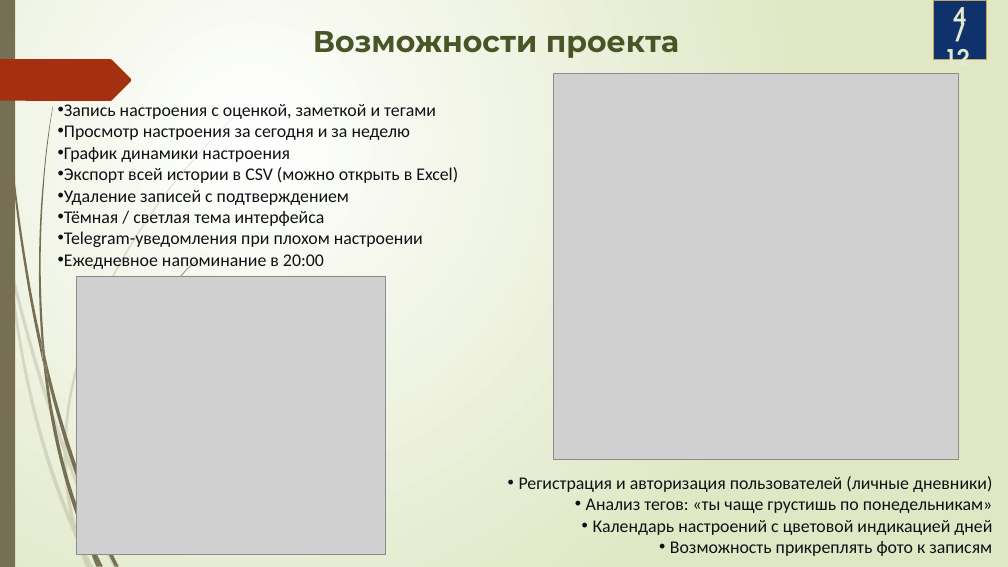
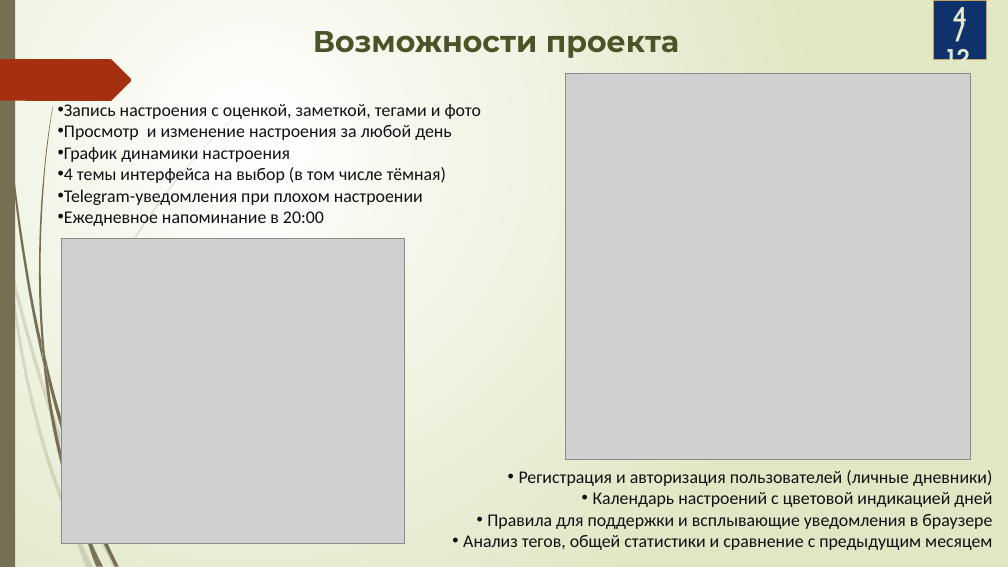
Before and after one commit to Lesyahuk123/mood-tracker-api, a slide deck: slide 4 of презентация.pptx. Drawn at 1008x567 pixels with LibreOffice and Linux fonts; fonts in the diff are those of the drawing; grey boxes stand for pictures. Boxes give left, top, right and bottom in pixels: in the first picture for what was removed or moved away, otherwise in the second. Text is boxed around its words. In the diff, an @@ line names an element or a change of style, - is before the commit and + after.

Commit message:
Добавлен график настроения, исправлены магические уведомления, очистка формы, цветные темы, авторизация, добавление фото к записям

```diff
--- a/презентация.pptx
+++ b/презентация.pptx
@@ picture: place and size @@
-picture at (554, 73, 958, 459)
+picture at (565, 73, 970, 459)
@@ text at (64, 104, 481, 140): text changed @@
-• Запись настроения с оценкой, заметкой и тегами
-• Просмотр настроения за сегодня и за неделю
+• Запись настроения с оценкой, заметкой, тегами и фото
+• Просмотр и изменение настроения за любой день
@@ text at (64, 167, 446, 183): text changed @@
-• Экспорт всей истории в CSV (можно открыть в Excel)
-• Удаление записей с подтверждением
-• Тёмная / светлая тема интерфейса
+• 4 темы интерфейса на выбор (в том числе тёмная)
@@ picture: place and size @@
-picture at (76, 276, 386, 555)
+picture at (61, 238, 405, 544)
@@ freeform shape removed at (81, 260, 197, 485) @@
@@ freeform shape removed at (64, 443, 67, 462) @@
@@ freeform shape: place and size @@
-freeform shape at (64, 453, 79, 538)
+freeform shape at (81, 488, 92, 544)
@@ freeform shape at (81, 488, 92, 544): fill #766F54 at 20% opacity to #766F54 @@
@@ text at (586, 498, 992, 513): paragraph removed @@
-• Анализ тегов: «ты чаще грустишь по понедельникам»
@@ text at (463, 514, 992, 550): text changed @@
-• Возможность прикреплять фото к записям
+• Правила для поддержки и всплывающие уведомления в браузере
+• Анализ тегов, общей статистики и сравнение с предыдущим месяцем
```
Also in this commit, not shown: 3 other slides changed, 14 other files.
